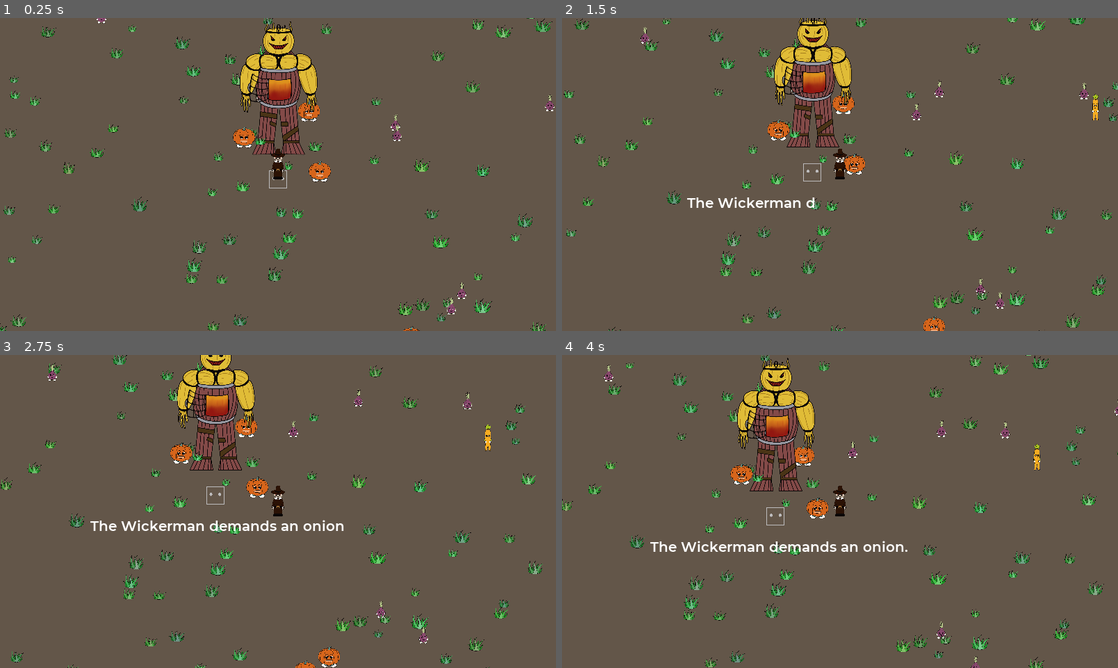
Above: before the commit, frames 1-4 (two rows, left to right).
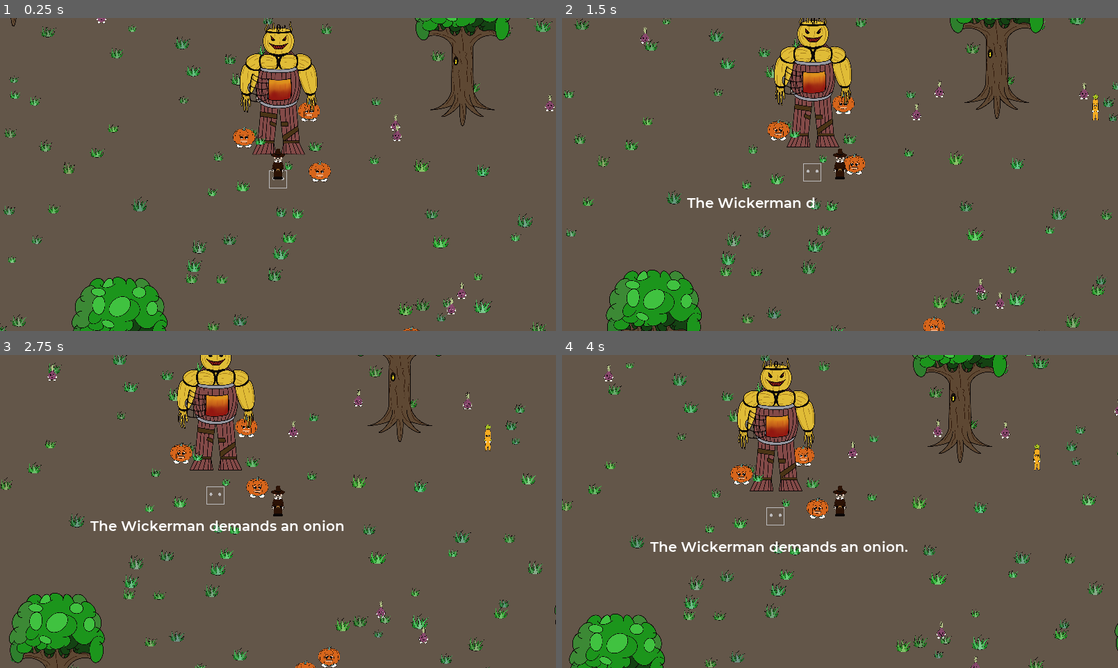
Above: after the commit, the same moments.

Repository: Ivorforce/Wickerman
Game: Godot game, scene res://Levels/Main.tscn
The game is run twice, just before and just after one commit, with the same random seed, the same clock (stepped at 60 frames per second) and the same inputs. This scene is started directly instead of the project's main scene.
Inputs:
- Up to frame 1 (0.25 s): no input
- Up to frame 2 (1.5 s): tap Enter (action) at 0.5, 0.6 s; hold Right (right) 0.53-1.28 s; hold Down (down) from 1.28 s (still down); tap Space (attack) at 1.35 s
- Up to frame 3 (2.75 s): release Down (down) at 2.03 s; hold Right (right) from 2.03 s (still down); tap Enter (action) at 2.1 s
- Up to frame 4 (4 s): release Right (right) at 2.78 s; hold Up (up) 2.78-3.53 s; tap Space (attack) at 2.85 s; hold A (left) from 3.53 s (still down); tap Enter (action) at 3.6 s

The runs differ from the first frame. In frame 1, 3.6% of the frame differs, in the area x 1-92%, y 0-100%; in frame 2, 3.6%; in frame 3, 3.3%; in frame 4, 3.7%, in the area x 1-100%, y 0-100%.

Commit message:
Add some trees.

Diff:
--- a/Levels/Level1.tscn
+++ b/Levels/Level1.tscn
@@ -1,10 +1,11 @@
-[gd_scene load_steps=6 format=2]
+[gd_scene load_steps=7 format=2]
 
 [ext_resource path="res://Levels/Level1.svg" type="Texture" id=1]
 [ext_resource path="res://Actors/Wickerman/Wickerman.tscn" type="PackedScene" id=2]
 [ext_resource path="res://Actors/Wickerman/SacrificeSlot.tscn" type="PackedScene" id=3]
 [ext_resource path="res://Actors/Wickerman/WickermanDemandSpeech.tscn" type="PackedScene" id=4]
 [ext_resource path="res://Levels/Level1.gd" type="Script" id=5]
+[ext_resource path="res://Scenery/Foliage/Tree.tscn" type="PackedScene" id=6]
 
 [node name="Level1" type="Node2D"]
 script = ExtResource( 5 )
@@ -30,6 +31,24 @@
 [node name="Wickerman" parent="Entities" instance=ExtResource( 2 )]
 position = Vector2( 5, 36 )
 
+[node name="Tree" parent="Entities" instance=ExtResource( 6 )]
+position = Vector2( -913, -438 )
+
+[node name="Tree2" parent="Entities" instance=ExtResource( 6 )]
+position = Vector2( -546, 964 )
+
+[node name="Tree3" parent="Entities" instance=ExtResource( 6 )]
+position = Vector2( 638, -94 )
+
+[node name="Tree4" parent="Entities" instance=ExtResource( 6 )]
+position = Vector2( -1347, 371 )
+
+[node name="Tree5" parent="Entities" instance=ExtResource( 6 )]
+position = Vector2( 1338, 867 )
+
+[node name="Tree6" parent="Entities" instance=ExtResource( 6 )]
+position = Vector2( 965, -806 )
+
 [node name="WickermanDemandImage" parent="." instance=ExtResource( 4 )]
 visible = false
 position = Vector2( 5, -414 )
--- /dev/null
+++ b/Scenery/Foliage/Tree.tscn
@@ -0,0 +1,16 @@
+[gd_scene load_steps=3 format=2]
+
+[ext_resource path="res://Scenery/Foliage/Tree1.png" type="Texture" id=1]
+
+[sub_resource type="RectangleShape2D" id=1]
+extents = Vector2( 59, 36 )
+
+[node name="Tree" type="StaticBody2D"]
+
+[node name="Sprite" type="Sprite" parent="."]
+position = Vector2( 1, -208 )
+scale = Vector2( 0.25, 0.25 )
+texture = ExtResource( 1 )
+
+[node name="CollisionShape2D" type="CollisionShape2D" parent="."]
+shape = SubResource( 1 )
Binary file added: Scenery/Foliage/Tree1.png
Not shown, added: Scenery/Foliage/Tree1.png.import
Binary file added: Scenery/Foliage/Tree2.png
Not shown, added: Scenery/Foliage/Tree2.png.import
Binary file added: Scenery/Foliage/Tree3.png
Not shown, added: Scenery/Foliage/Tree3.png.import
Binary file added: Scenery/Foliage/Tree4.png
Not shown, added: Scenery/Foliage/Tree4.png.import
